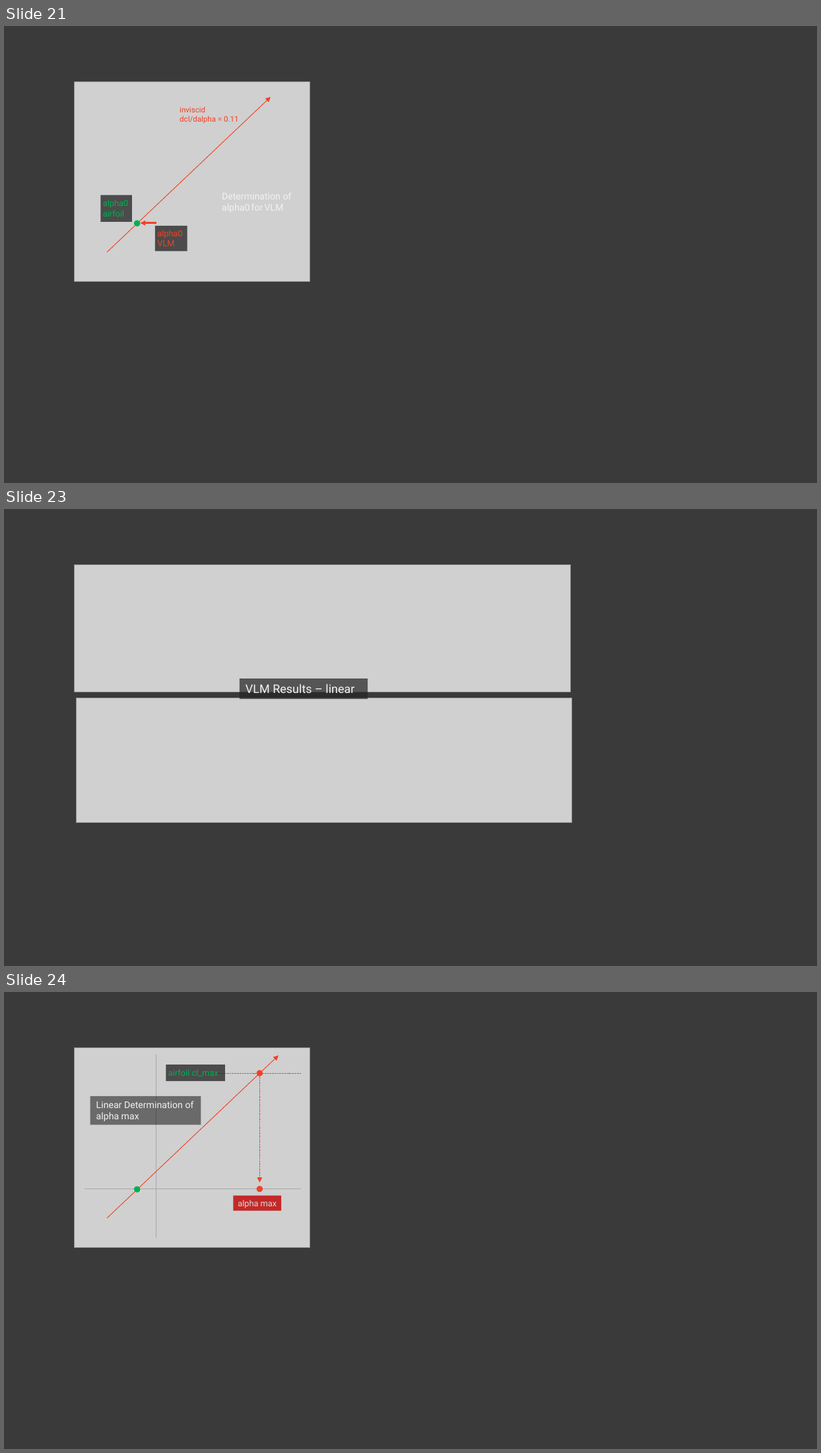
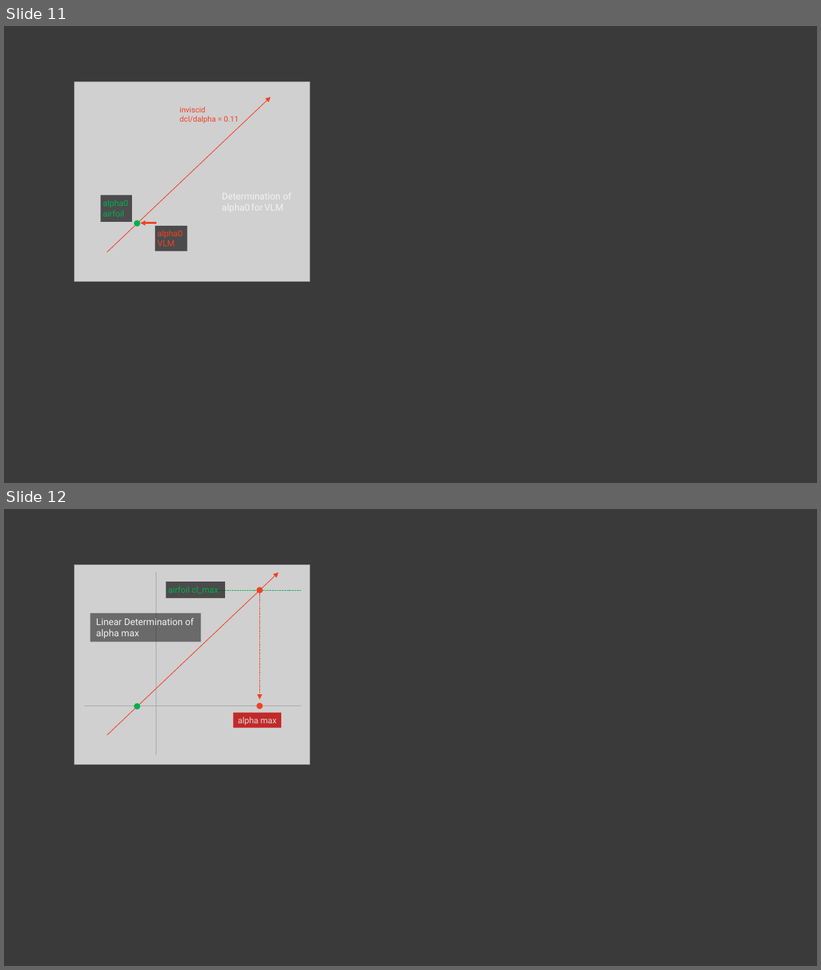
Before and after one commit to jxjo/PlanformCreator2, a slide deck: images/image_design.pptx. Shown one above the other, each under a label of ours: slides 21, 23 and 24 before the commit, slides 11 and 12 after it; the slides between them are not shown. The pictures are 821x1453 and 821x970 pixels, drawn with LibreOffice and Linux fonts; fonts in the diff are those of the drawing; grey boxes stand for pictures. Boxes give left, top, right and bottom in pixels: in the first picture for what was removed or moved away, otherwise in the second. Text is boxed around its words. In the diff, an @@ line names an element or a change of style, - is before the commit and + after.

```diff
--- a/images/image_design.pptx
+++ b/images/image_design.pptx
@@ slide 23 removed at (4,509,817,966), background #3A3A3A @@
@@ picture removed at (74,564,571,692) @@
@@ rectangle removed at (240,679,368,699) @@
-VLM Results – linear
@@ picture removed at (76,698,572,823) @@
@@ what was slide 21 is now slide 11 @@
@@ what was slide 24 is now slide 12 @@
```
Also in this commit, not shown: 1 slide added, 14 other slides removed, 26 other files.
